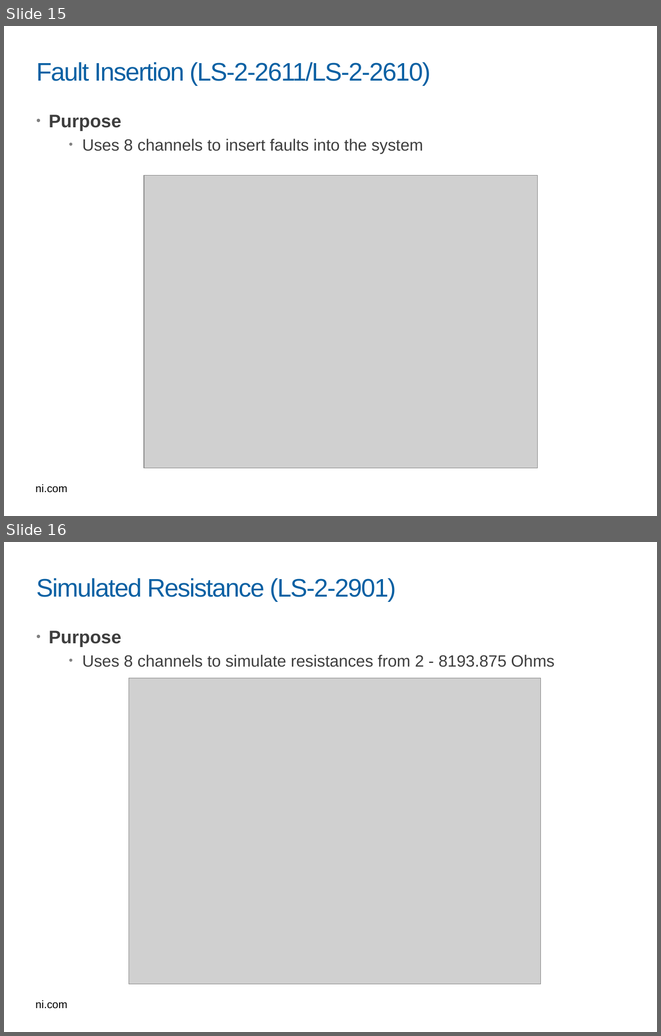
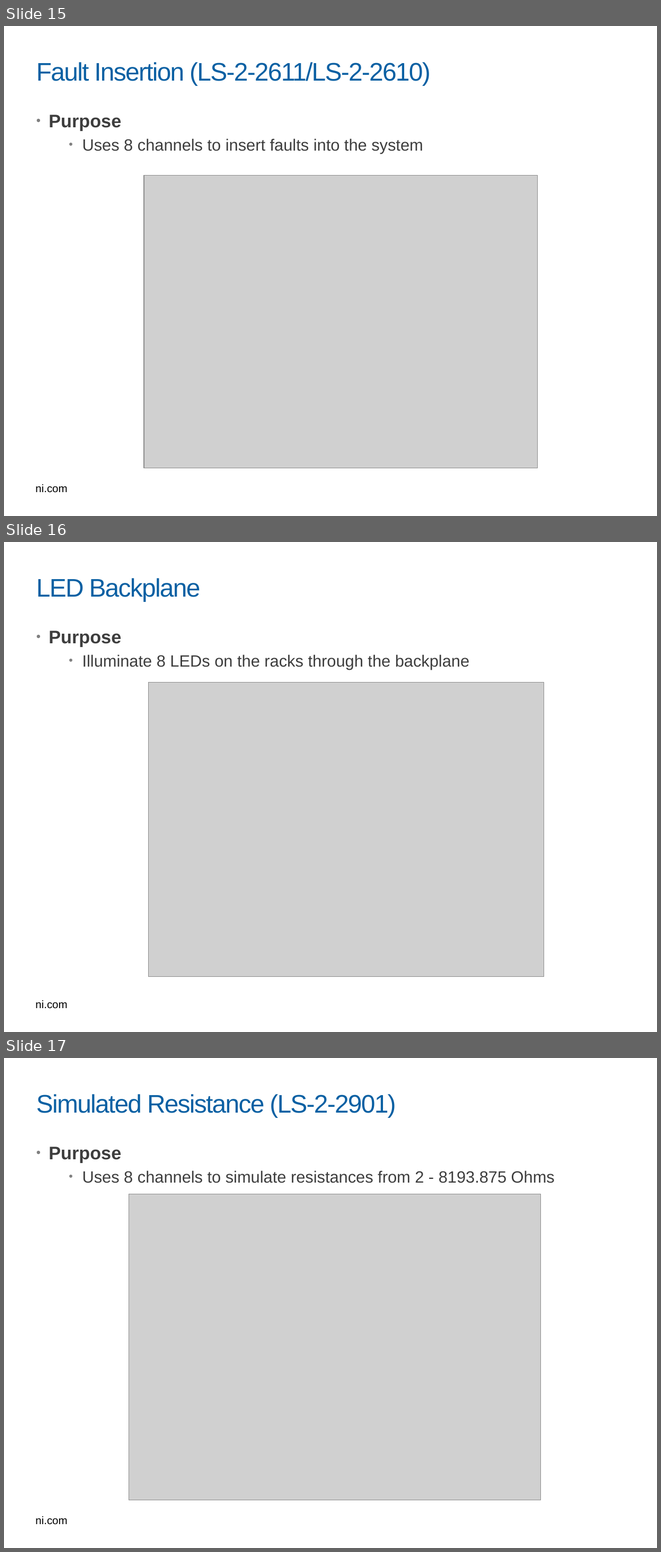
Before and after one commit to NIVeriStandAdd-Ons/DET-SPI-Tool, a slide deck: Documentation/SLSC Configuration Custom Device.pptx. Shown one above the other, each under a label of ours: slides 15 and 16 before the commit, slides 15, 16 and 17 after it. The pictures are 661x1036 and 661x1552 pixels, drawn with LibreOffice and Linux fonts; fonts in the diff are those of the drawing; grey boxes stand for pictures; background and template pictures are left out. Boxes give left, top, right and bottom in pixels: in the first picture for what was removed or moved away, otherwise in the second. Text is boxed around its words. In the diff, an @@ line names an element or a change of style, - is before the commit and + after.

```diff
--- a/Documentation/SLSC Configuration Custom Device.pptx
+++ b/Documentation/SLSC Configuration Custom Device.pptx
@@ slide 16 added at box(4, 542, 657, 1032), background picture (left out); not listed: 2 template elements that a slide beside it also shows @@
@@ title added at box(36, 578, 201, 601), 28 pt, text #0A60A3 @@
+LED Backplane
@@ text added at box(49, 631, 469, 669), 18 pt, text #3D3D3D @@
+• Purpose
+  • Illuminate 8 LEDs on the racks through the backplane
@@ picture added at box(148, 682, 544, 977) @@
@@ what was slide 16 is now slide 17 @@
```
Also in this commit, not shown: 4 slides changed, 12 other files.
